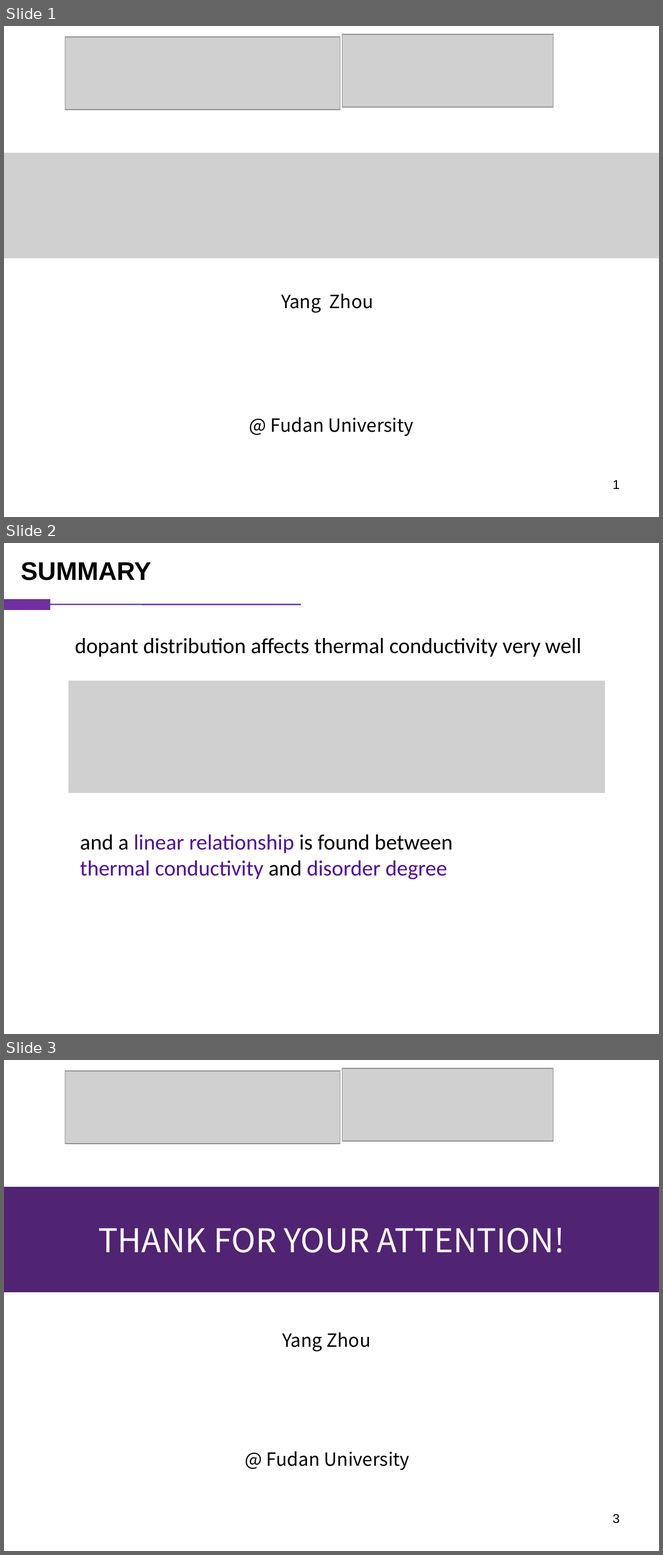
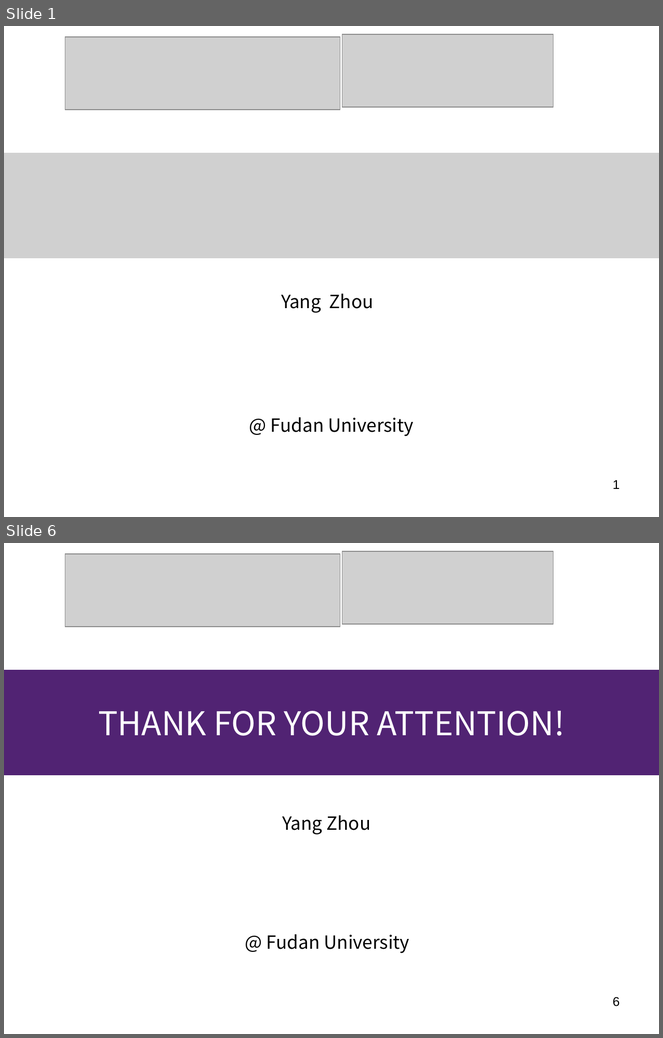
Before and after one commit to vanceeasleaf/paper_bi4i4, a slide deck: bi4i4.pptx. Shown one above the other, each under a label of ours: slides 1, 2 and 3 before the commit, slides 1 and 6 after it; the slides between them are not shown. The pictures are 663x1555 and 663x1038 pixels, drawn with LibreOffice and Linux fonts; fonts in the diff are those of the drawing; grey boxes stand for pictures. Boxes give left, top, right and bottom in pixels: in the first picture for what was removed or moved away, otherwise in the second. Text is boxed around its words. In the diff, an @@ line names an element or a change of style, - is before the commit and + after.

```diff
--- a/bi4i4.pptx
+++ b/bi4i4.pptx
@@ slide 2 removed at [4,543,659,1034], background #FFFFFF @@
@@ text removed at [21,562,151,580] @@
-SUMMARY
@@ rectangle removed at [4,599,50,610] @@
@@ line removed from (301, 604) to (50, 604) @@
@@ text removed at [75,638,582,657] @@
-dopant distribution affects thermal conductivity very well
@@ picture removed at [68,681,605,793] @@
@@ text removed at [80,834,453,880] @@
-and a linear relationship is found between
-thermal conductivity and disorder degree
@@ what was slide 3 is now slide 6 @@
@@ page number at [613,997,620,1007]: text changed @@
-3
+6
```
Also in this commit, not shown: 4 slides added.
